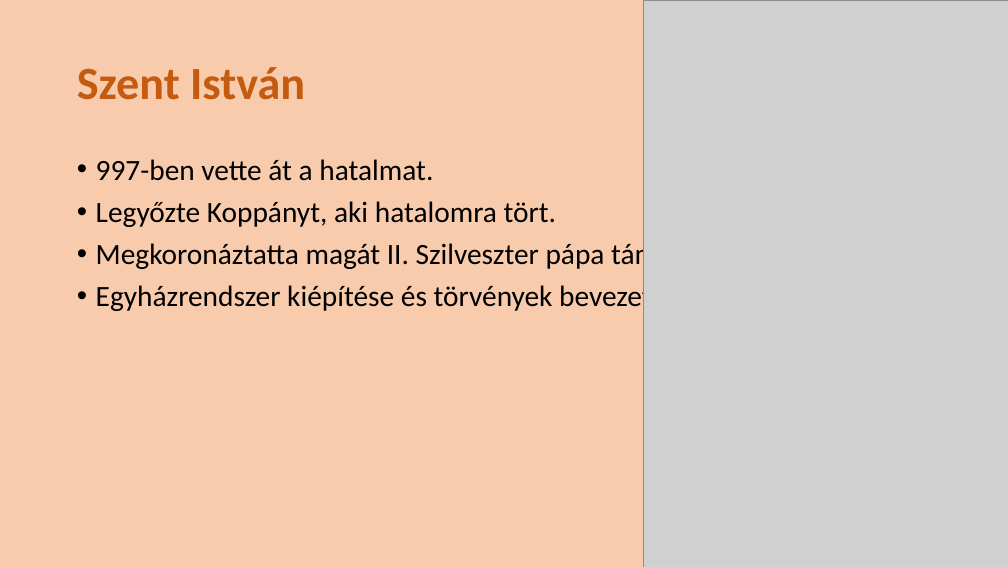
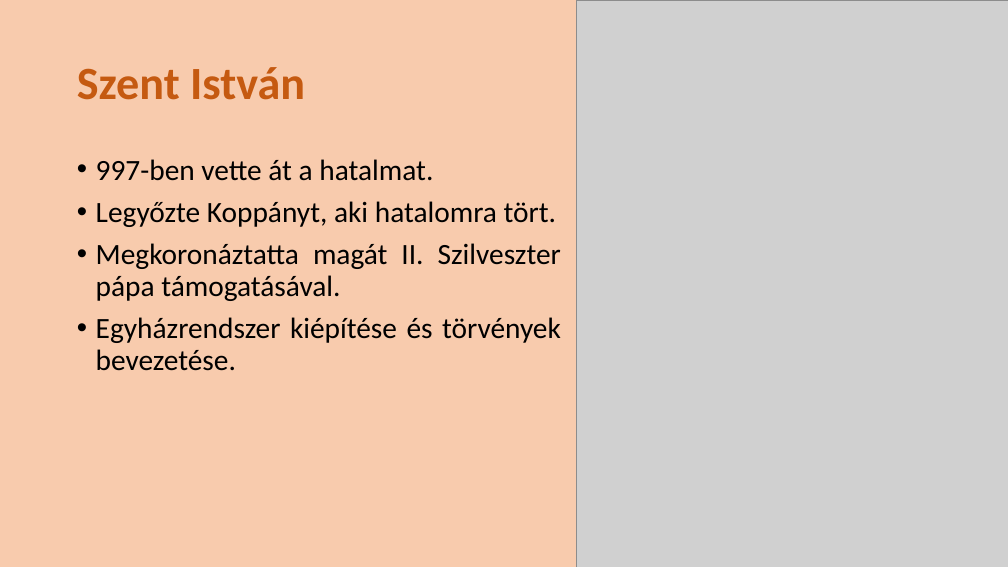
Before and after one commit to gyergyakliviusz/tori_tetelek, a slide deck: slide 4 of 12. Géza fejedelemsége és Szent István államszervező tevékenysége.pptx. Drawn at 1008x567 pixels with LibreOffice and Linux fonts; fonts in the diff are those of the drawing; grey boxes stand for pictures. Boxes give left, top, right and bottom in pixels: in the first picture for what was removed or moved away, otherwise in the second. Text is boxed around its words. In the diff, an @@ line names an element or a change of style, - is before the commit and + after.

```diff
--- a/12. Géza fejedelemsége és Szent István államszervező tevékenysége.pptx
+++ b/12. Géza fejedelemsége és Szent István államszervező tevékenysége.pptx
@@ picture: place and size @@
-picture at (644, 0, 1008, 567)
+picture at (577, 0, 1008, 567)
@@ text "997-ben vette át a hatalmat." at (96, 159, 561, 371): alignment left to justified @@
```
Also in this commit, not shown: 4 other slides changed, 8 other files.
